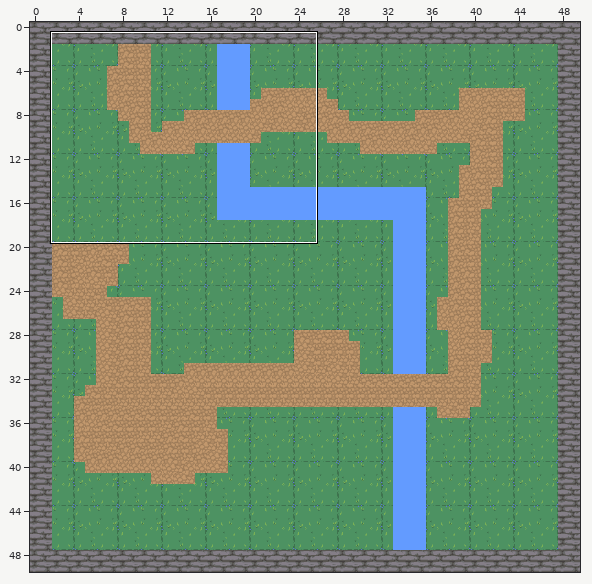
Tiled map: carte.tmx. The picture above shows the old version from afar; the outline marks the close-up.
Close-up. Before the edit:
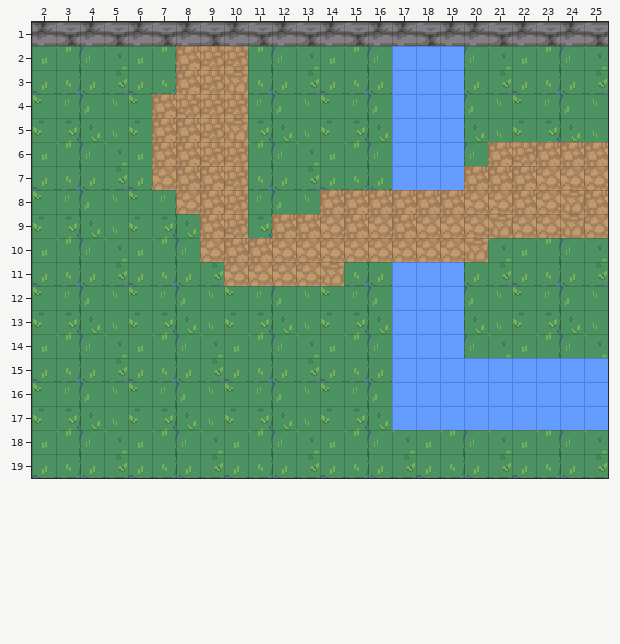
Cells are 16x16 px. Shown: x 2..25, y 1..19. The commit also changed other parts of the map, which this record leaves out.
New version:
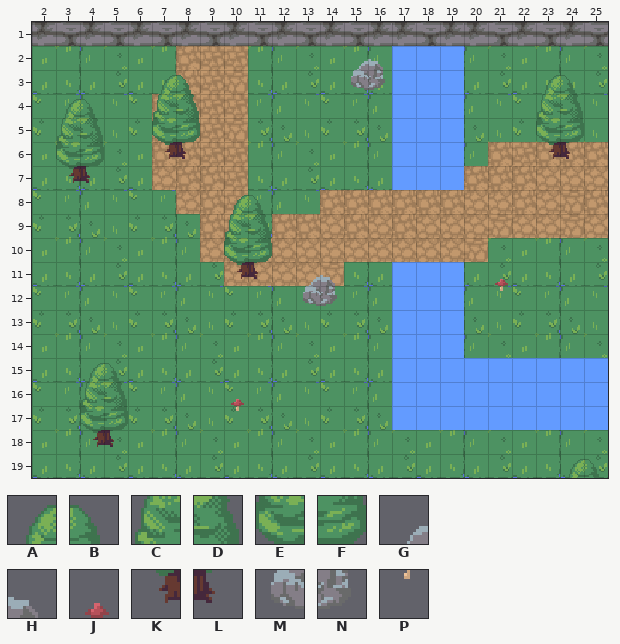
Key: from "nature": A 0, B 1, C 40, D 41, E 80, F 81, G 84, H 85, J 86, K 120, L 121, M 124, N 125, P 126.
_ is an empty cell.
Tiles of an added or newly shown layer are drawn over the layers below it.
From old to new:
Changed rows in their new state; . is an unchanged cell.
Layer "decorations" (added):
first column x 3:
 2 ............GH.........
 3 ....AB......MN......AB.
 4 AB..CD..............CD.
 5 CD..EF..............EF.
 6 EF..KL..............KL.
 7 KL.....................
 8 .......AB..............
 9 .......CD..............
10 .......EF..............
11 .......KL.GH......J....
12 ..........MN......P....
15 .AB....................
16 .CD....J...............
17 .EF....P...............
18 .KL....................
19 .....................AB
